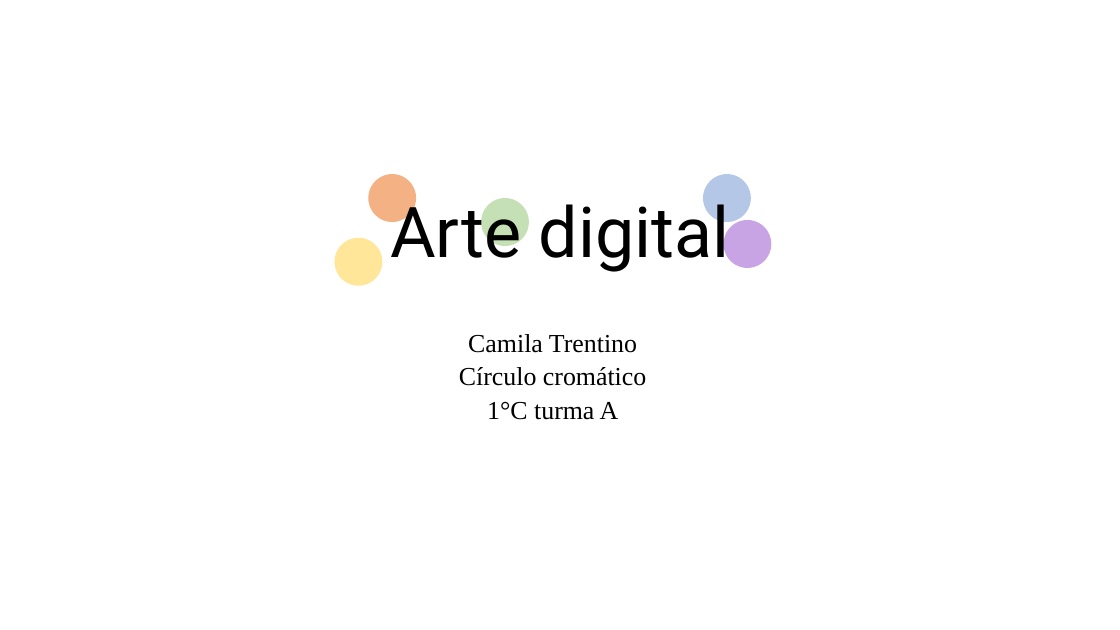
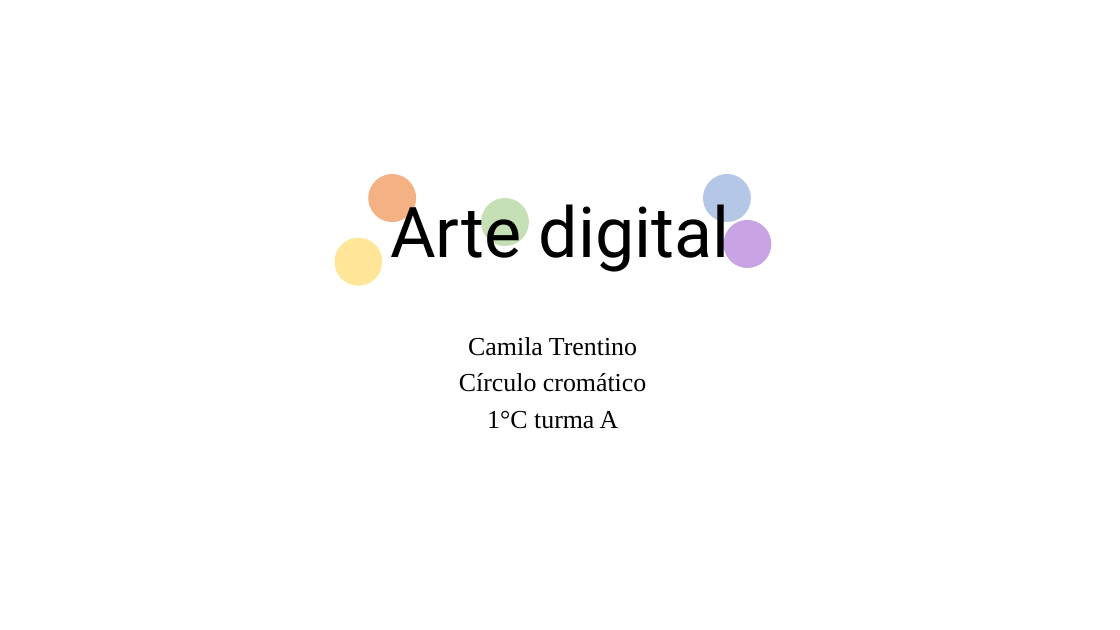
Before and after one commit to Camilatrentino/Material-AD, a slide deck: slide 1 of cores/circulo cromatico.pptx. Drawn at 1120x630 pixels with LibreOffice and Linux fonts; fonts in the diff are those of the drawing. Boxes give left, top, right and bottom in pixels: in the first picture for what was removed or moved away, otherwise in the second. Text is boxed around its words. In the diff, an @@ line names an element or a change of style, - is before the commit and + after.

```diff
--- a/cores/circulo cromatico.pptx
+++ b/cores/circulo cromatico.pptx
@@ subtitle "Camila Trentino" at [459,337,646,429]: line spacing 0.7 to 0.8 @@
```
Also in this commit, not shown: 1 other slide changed.
